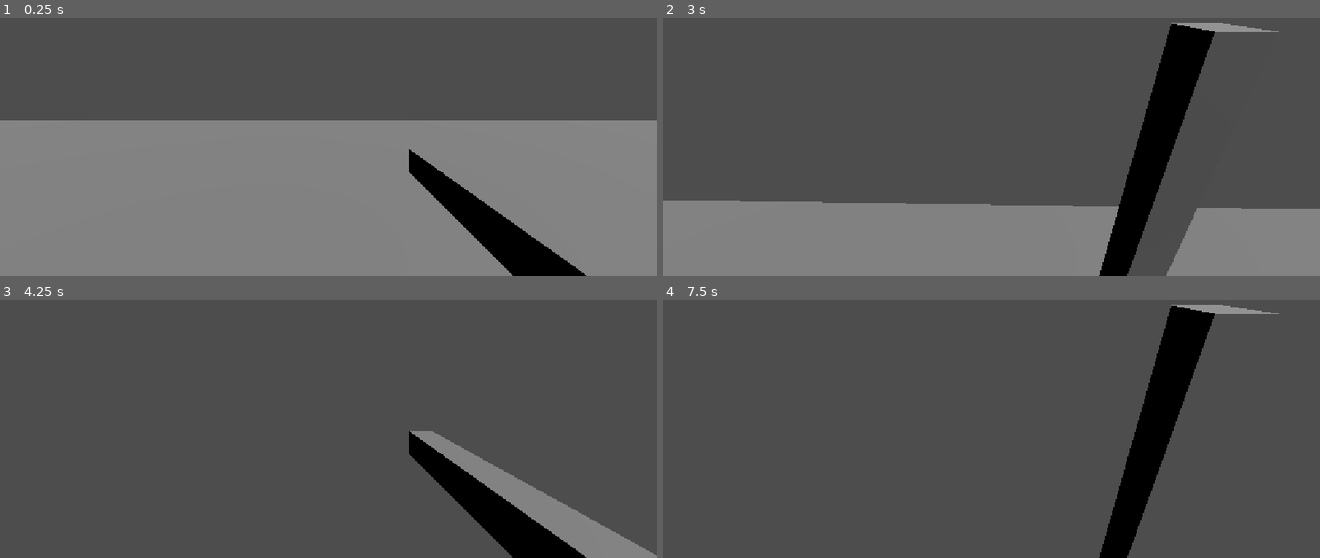
Above: before the commit, frames 1-4 (two rows, left to right).
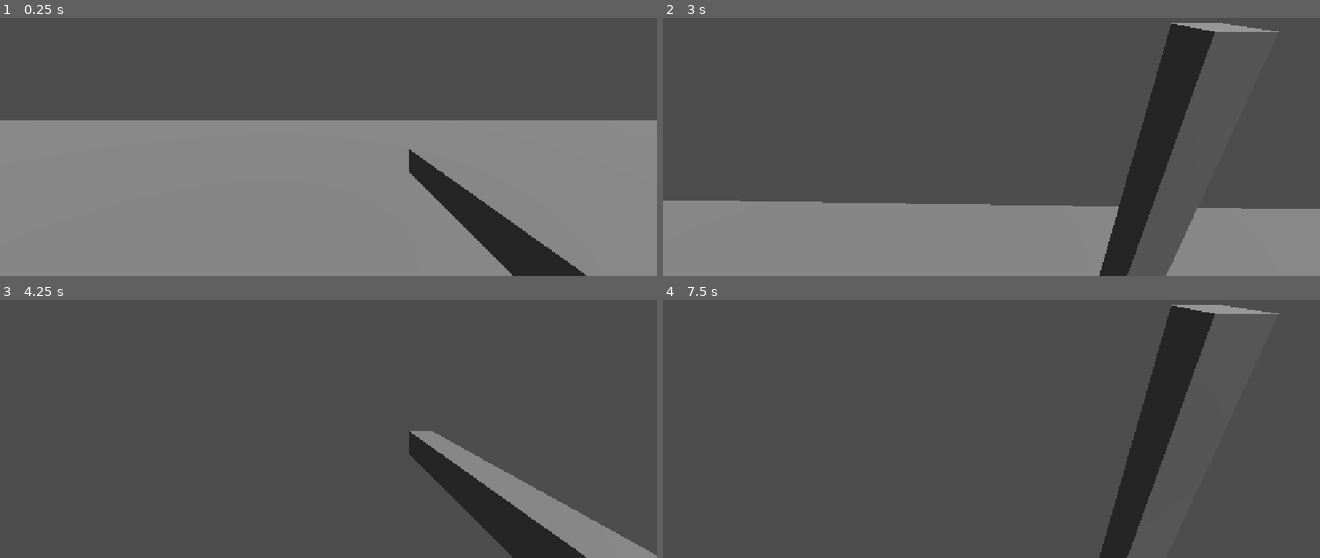
Above: after the commit, the same moments.

Repository: pierogue/damage
Game: Godot game, scene res://main.tscn
Same seed, same stepped clock (60 frames per second), same inputs: the game is played once before the commit and once after it. This scene is started directly instead of the project's main scene.
Inputs (mouse positions are in pixels of both pictures, inside the frame that each line leads up to):
- Up to frame 1 (0.25 s): no input
- Up to frame 2 (3 s): tap Enter at 0.5 s; move the mouse to (1024, 90) at 0.52 s; press the mouse at (1024, 90) at 0.53 s; hold W (move_forward) from 0.53 s (still down); move the mouse to (958, 92) at 1.27 s; release the mouse at (958, 92) at 1.28 s; tap C (crouch) at 1.35 s; move the mouse to (1004, 85) at 2.02 s; hold Shift (sprint) 2.03-2.78 s; move the mouse to (984, 97) at 2.77 s; click (984, 97) at 2.85 s
- Up to frame 3 (4.25 s): keep holding W (move_forward); move the mouse to (374, 377) at 3.52 s; hold C (crouch) from 3.53 s (still down)
- Up to frame 4 (7.5 s): tap Space at 4.25, 5.75, 7.25 s; move the mouse to (938, 369) at 4.27 s; release C (crouch) at 4.28 s; tap Shift (sprint) at 4.35 s; tap Enter at 5, 6.5 s; move the mouse to (998, 374) at 5.02 s; press the mouse at (998, 374) at 5.03 s; move the mouse to (965, 367) at 5.77 s; release W (move_forward) at 5.78 s; release the mouse at (965, 367) at 5.78 s; hold D (move_right) 5.78-6.53 s; tap C (crouch) at 5.85 s; move the mouse to (1024, 372) at 6.52 s; hold Shift (sprint) 6.53-7.28 s; hold W (move_forward) from 6.53 s (still down); move the mouse to (958, 374) at 7.27 s; click (958, 374) at 7.35 s

The runs differ from the first frame. In frame 1, 3.5% of the frame differs, in the area x 62-90%, y 50-100%; in frame 2, 5.5%, in the area x 66-84%, y 2-100%; in frame 3, 3.5%; in frame 4, 5.5%.

Commit message:
add environment node

Diff:
--- a/main.tscn
+++ b/main.tscn
@@ -13,6 +13,8 @@
 
 [sub_resource type="BoxMesh" id="BoxMesh_4kxuq"]
 size = Vector3(0.6, 0.6, 0.6)
+
+[sub_resource type="Environment" id="Environment_yokso"]
 
 [node name="Main" type="Node3D" unique_id=1943544522]
 
@@ -70,3 +72,6 @@
 
 [node name="MeshInstance3D" type="MeshInstance3D" parent="RigidBody3D" unique_id=231501657]
 mesh = SubResource("BoxMesh_4kxuq")
+
+[node name="WorldEnvironment" type="WorldEnvironment" parent="." unique_id=327290764]
+environment = SubResource("Environment_yokso")
